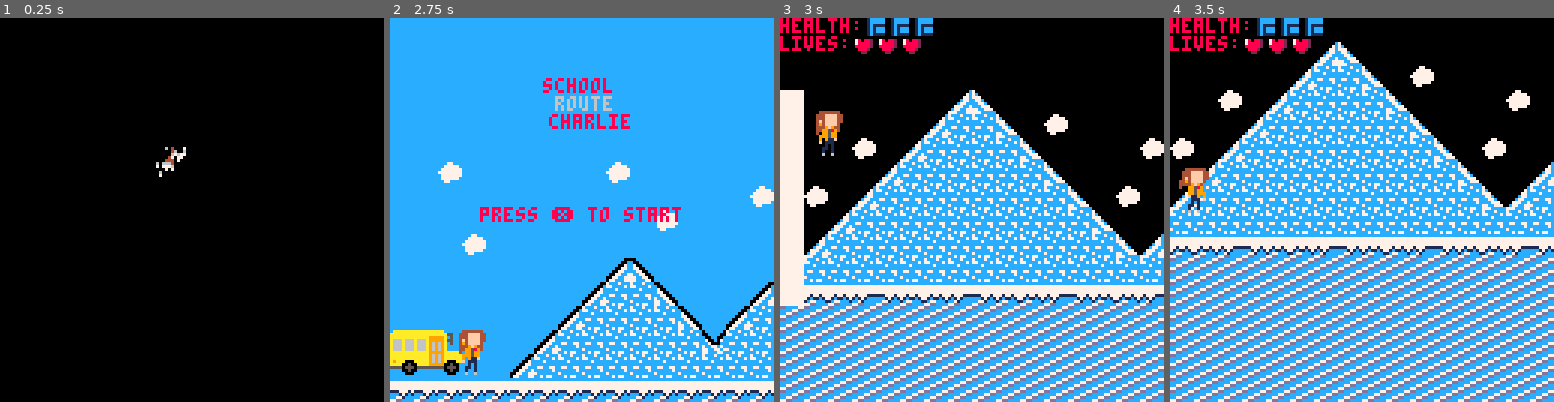
Above: before the commit, frames 1-4 (left to right).
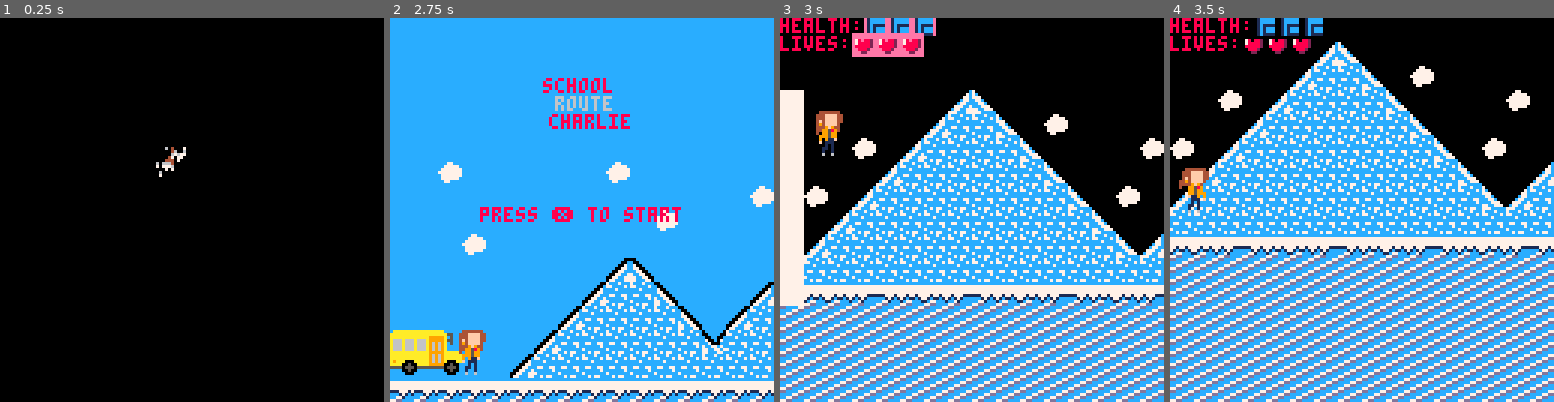
Above: after the commit, the same moments.

Repository: mrbryantguy/School-Route-Charlie
Game: PICO-8 cartridge One Cartidge/srch.p8
The game is run twice, just before and just after one commit, with the same random seed, the same clock (stepped at 60 frames per second) and the same inputs.
Inputs:
- Up to frame 1 (0.25 s): no input
- Up to frame 2 (2.75 s): tap X (X key) at 0.33, 1.07, 1.85 s; hold Right 1.6-2.1 s; hold Right from 2.47 s (still down)
- Up to frame 3 (3 s): keep holding Right; tap X (X key) at 2.97 s
- Up to frame 4 (3.5 s): release Right at 3.03 s; hold Left from 3.08 s (still down)

Frames 1-2 are identical in both runs. In frame 3, 0.9% of the frame differs, in the area x 18-41%, y 0-11%; in frame 4, nothing differs.

Commit message:
Added palt function calls
Updated code as not all sprites were printing correctly. Lives and health in the second level were not transparent and showed a black border; if you died in the second level, the players sprite would also have a black border when restarting the first level.

Diff:
--- a/One Cartidge/srch.p8
+++ b/One Cartidge/srch.p8
@@ -292,6 +292,9 @@
 foward = true
 
 function update_game()
+
+palt(14, true)
+palt(0, true)
 
 	player_update()
 --snowball_update()
@@ -1337,6 +1340,12 @@
   map()
   camera (52*8,48*8)
 
+  if scene == "game2" then
+	  palt(0,true)
+	  palt(14,false)
+	 else
+	 	palt(0,false)
+  end
 
   print("you collapsed", 57*8, 50*8, 2)
 
@@ -1353,6 +1362,8 @@
   map()
   camera (17*8,48*8)
 
+  palt(0,true)
+	 palt(14,false)
 
   print("you died", 24*8, 50*8, 2)
 
@@ -1869,14 +1880,14 @@
 00066000ccc66cccccccccccccbccbccbccbccbccbbbbbbbeee4494ffff4eeeeeeee4ffff4944eeeeeee494ffff4eeee00000000000000000000000000000000
 00066000ccc66cccccccccccccbbbbbcbccbccbccbbbbcbbeee44449f94eeeeeeeeee49f94444eeeeeee4449f944eeee00000000000000000000000000000000
 00066000ccc66ccccccccccccbbcccbbbcbbccbbbccbccbceee4ee99589eeeeeeeeee98599ee4eeeeeee44995894eeee00000000000000000000000000000000
-00066000ccc66ccc00000000005555000000000000000000eeeeee999f9eeeeeeeeee9f999eeeeeeeeee4e99599eeeee00000000eeeeeeee000000000eeee00e
-00066000ccc66ccc0000000000a00a000000000000000000eeeeeee959999feeeef999959eeeeeeeeeeee999599eeeee00000000eeee0000776666666000060e
-00066000ccc66ccc0780882001ccccc00000000000000000eeeeeee119eeeeeeeeeeee911eeeeeeeeeeee9e911feeeee00000000eeee066607666666666660ee
-00066000ccc66ccc0788882001ccccc00000000000000000eeeeeee111eeeeeeeeeeee111eeeeeeeeeeeefe111eeeeee00000000eeeee066666766666666060e
-00066000ccc66ccc0888882001c111100000000000000000eee61111e1eeeeeeeeeeee1e11116eeeeeeeeee1e1eeeeee00000000eeeeee07777666666600e00e
-00066000ccc66ccc0088820001c1ccc00000000000000000eeeeeeeee1eeeeeeeeeeee1eeeeeeeeeeeeeee11e1eeeeee00000000eeeeeee07766660000eeee00
-00066000ccc66ccc0002200001c1ccc00000000000000000eeeeee6111eeeeeeeeeeee1116eeeeeeeeeeee1ee1eeeeee00000000eeeeeeee00000660eeeeeeee
-00066000ccc66ccc0000000001c111100000000000000000eeeeeeeeeeeeeeeeeeeeeeeeeeeeeeeeeeeeee6ee6eeeeee00000000eeeeeeeeee00e00eeeeeeeee
+00066000ccc66ccceeeeeeeeee5555ee0000000000000000eeeeee999f9eeeeeeeeee9f999eeeeeeeeee4e99599eeeee00000000eeeeeeee000000000eeee00e
+00066000ccc66ccceeeeeeeeeeaeeaee0000000000000000eeeeeee959999feeeef999959eeeeeeeeeeee999599eeeee00000000eeee0000776666666000060e
+00066000ccc66ccce78e882ee1ccccce0000000000000000eeeeeee119eeeeeeeeeeee911eeeeeeeeeeee9e911feeeee00000000eeee066607666666666660ee
+00066000ccc66ccce788882ee1ccccce0000000000000000eeeeeee111eeeeeeeeeeee111eeeeeeeeeeeefe111eeeeee00000000eeeee066666766666666060e
+00066000ccc66ccce888882ee1c1111e0000000000000000eee61111e1eeeeeeeeeeee1e11116eeeeeeeeee1e1eeeeee00000000eeeeee07777666666600e00e
+00066000ccc66cccee8882eee1c1ccce0000000000000000eeeeeeeee1eeeeeeeeeeee1eeeeeeeeeeeeeee11e1eeeeee00000000eeeeeee07766660000eeee00
+00066000ccc66ccceee22eeee1c1ccce0000000000000000eeeeee6111eeeeeeeeeeee1116eeeeeeeeeeee1ee1eeeeee00000000eeeeeeee00000660eeeeeeee
+00066000ccc66ccceeeeeeeee1c1111e0000000000000000eeeeeeeeeeeeeeeeeeeeeeeeeeeeeeeeeeeeee6ee6eeeeee00000000eeeeeeeeee00e00eeeeeeeee
 1dccccccccccccccccccccccccccccd1cccccccccccccccccccccccccccccccc444444440007700044444444777777777777777777774447ccc77cccbbbbbbbb
 1d7777777777777777777777777777d177777777777777777777777777777777dddddddd0077777044444444777777777777777774444444cc77777cbbbbbbbb
 1d7777777777777777777777777777d177777777777777777777777777777777dddddddd077777774444444477777777777777f9994ffff4c7777777bbbbbbbb
